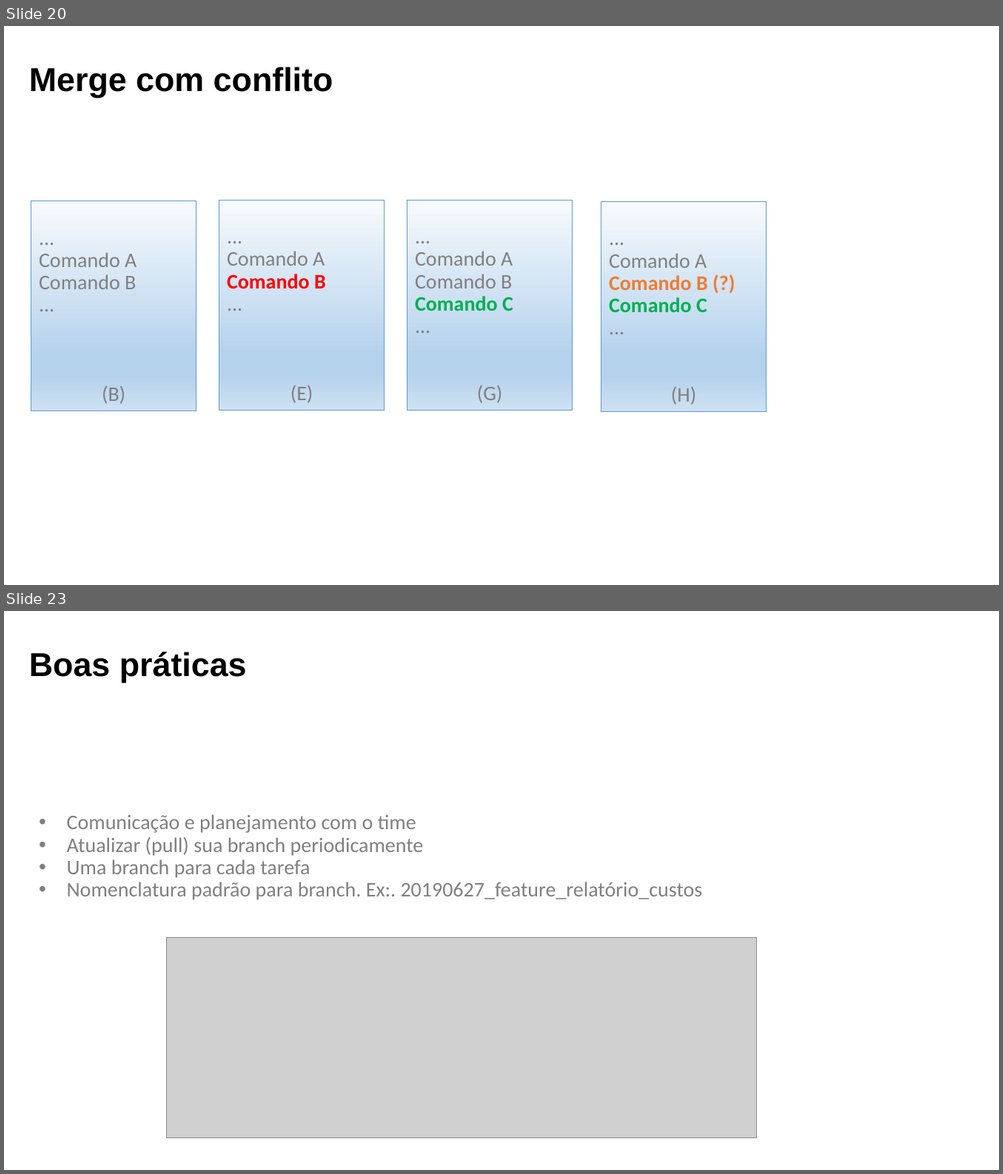
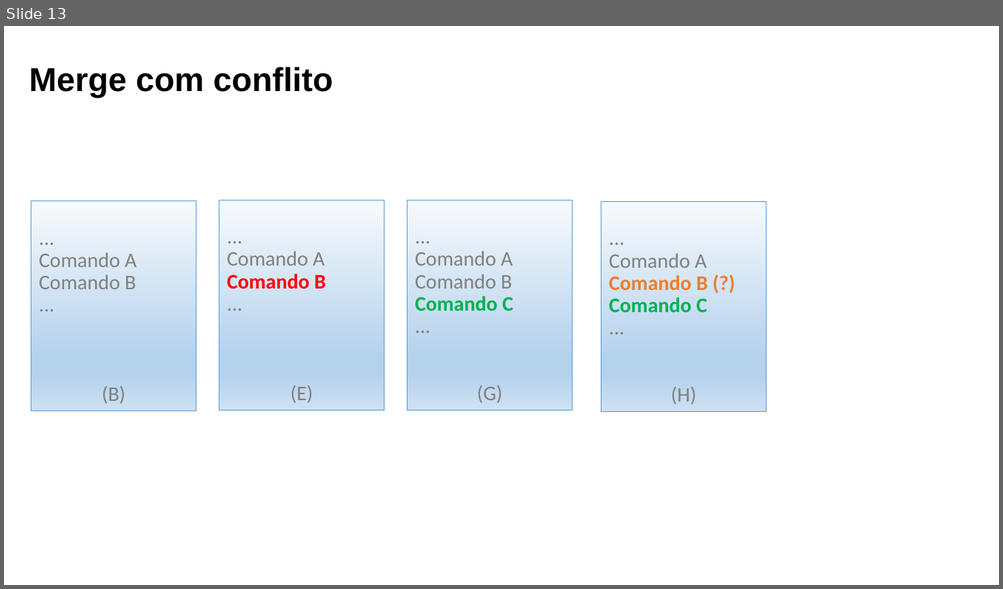
Before and after one commit to yunoguthi/testeCursoGit, a slide deck: aula03.pptx. Shown one above the other, each under a label of ours: slides 20 and 23 before the commit, slide 13 after it; the slides between them are not shown. The pictures are 1003x1174 and 1003x589 pixels, drawn with LibreOffice and Linux fonts; fonts in the diff are those of the drawing; grey boxes stand for pictures; background and template pictures are left out. Boxes give left, top, right and bottom in pixels: in the first picture for what was removed or moved away, otherwise in the second. Text is boxed around its words. In the diff, an @@ line names an element or a change of style, - is before the commit and + after.

```diff
--- a/aula03.pptx
+++ b/aula03.pptx
@@ slide 23 removed at bbox=[4, 611, 999, 1170], background #FFFFFF @@
@@ text removed at bbox=[29, 652, 247, 683] @@
-Boas práticas
@@ text removed at bbox=[67, 815, 703, 900] @@
-• Comunicação e planejamento com o time
-• Atualizar (pull) sua branch periodicamente
-• Uma branch para cada tarefa
-• Nomenclatura padrão para branch. Ex:. 20190627_feature_relatório_custos
@@ picture removed at bbox=[167, 938, 757, 1139] @@
@@ what was slide 20 is now slide 13 @@
```
Also in this commit, not shown: 10 other slides removed, 1 other file.
